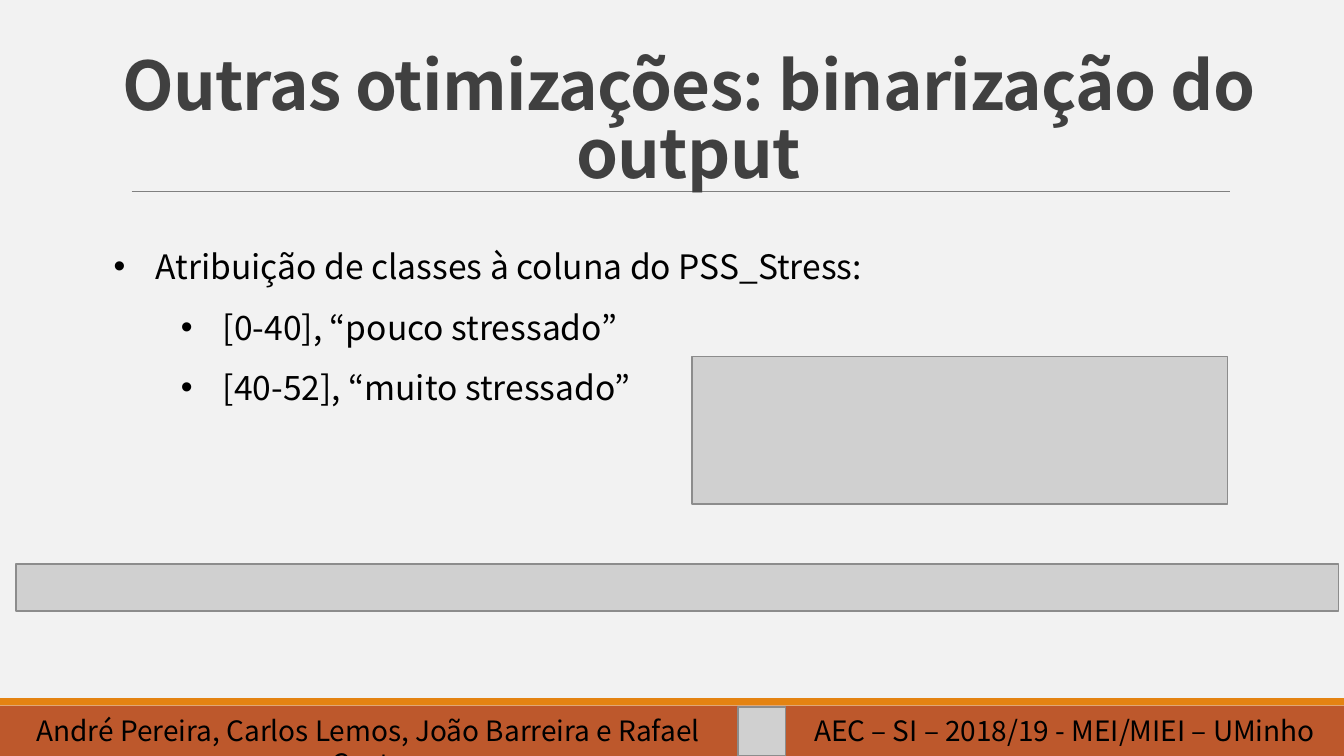
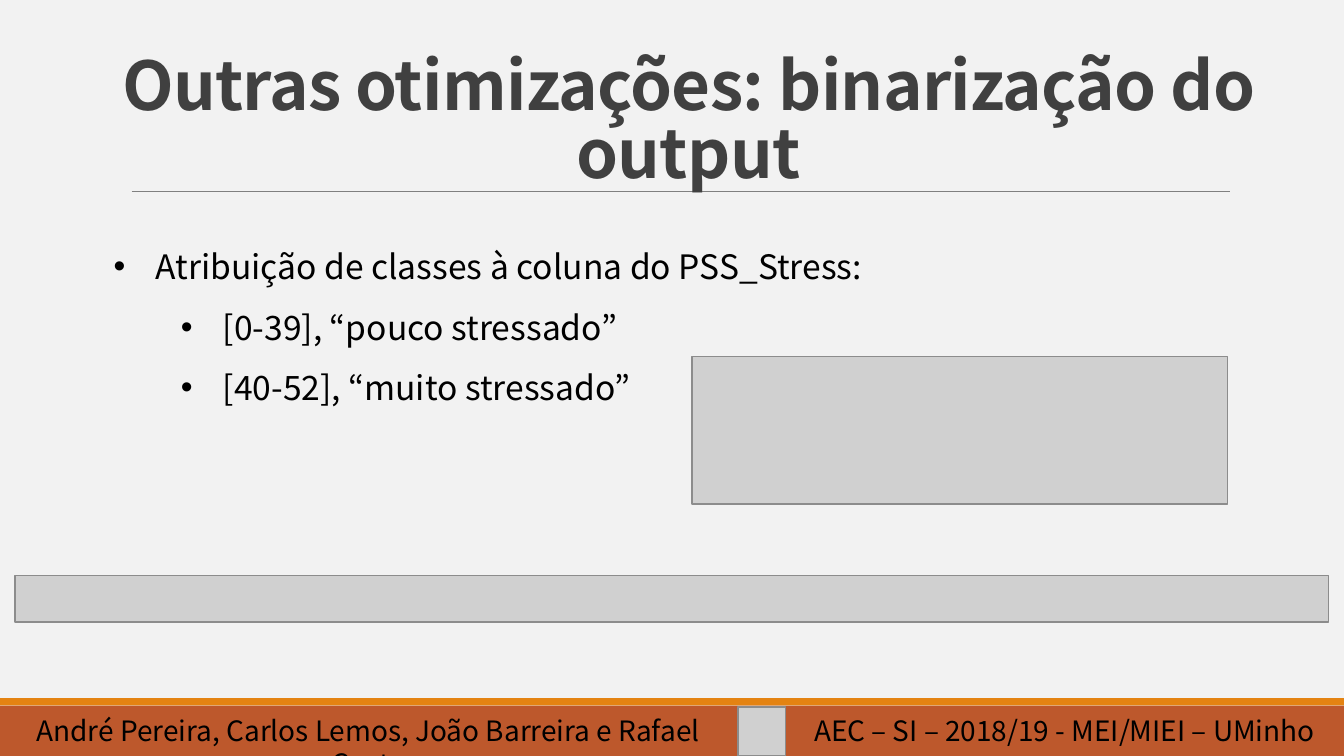
Before and after one commit to barreira/aec-1819, a slide deck: slide 10 of tp2-slides.pptx. Drawn at 1344x756 pixels with LibreOffice and Linux fonts; fonts in the diff are those of the drawing; grey boxes stand for pictures. Boxes give left, top, right and bottom in pixels: in the first picture for what was removed or moved away, otherwise in the second. Text is boxed around its words. In the diff, an @@ line names an element or a change of style, - is before the commit and + after.

```diff
--- a/tp2-slides.pptx
+++ b/tp2-slides.pptx
@@ text at bbox=[223, 313, 617, 348]: text changed @@
-  • [0-40], “pouco stressado”
+  • [0-39], “pouco stressado”
@@ picture: place and size @@
-picture at bbox=[16, 564, 1339, 612]
+picture at bbox=[15, 575, 1328, 622]
```
Also in this commit, not shown: 3 other slides changed, 12 other files.
